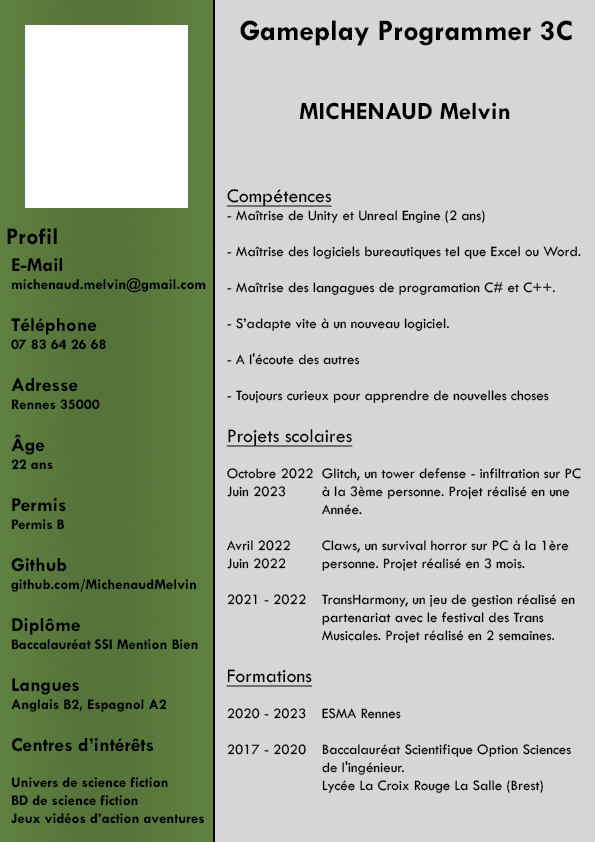
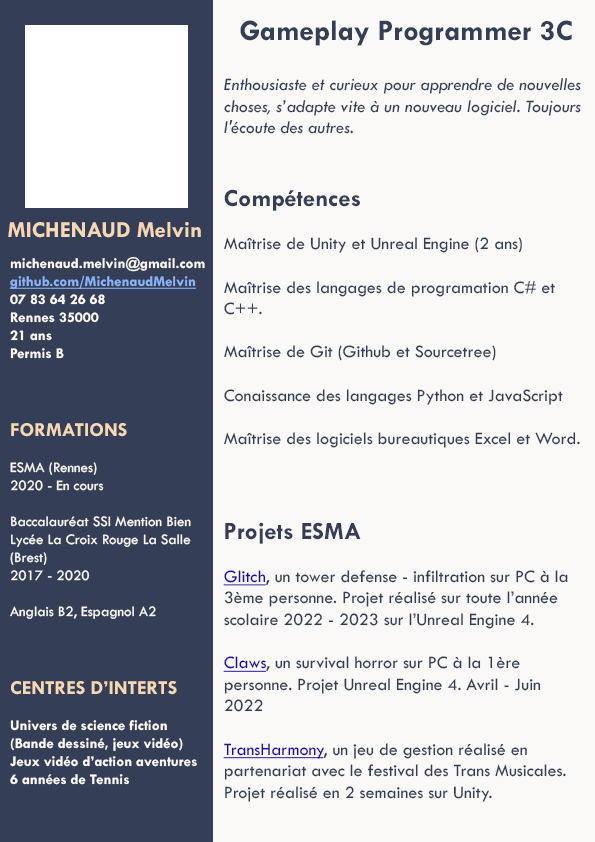
Comparing the layer stacks of the two 595 x 842 images. Changes:
painted on "Titre" over (240, 20, 572, 46)
renamed "Nom" to "Phrase d'intro", painted on it over (224, 78, 581, 134)
painted on "ProfilOffset" over (7, 222, 201, 245)
removed layer "Dates" from group "TXT" over (226, 468, 313, 755)
painted on "Compétences" over (223, 189, 581, 802)
painted on "Profil" over (9, 256, 206, 824)
showed group "Hide" (2 layers) over (215, 0, 595, 182)
painted on "1stRectShape" over (215, 0, 595, 182)
removed layer "Sep" from group "Background" over (213, 0, 215, 842)
showed "SimpleColor", painted on it over (0, 0, 213, 842)
removed layer "Green" from group "Background" over (0, 0, 213, 842)
painted on "Fond" over (0, 0, 595, 842)
